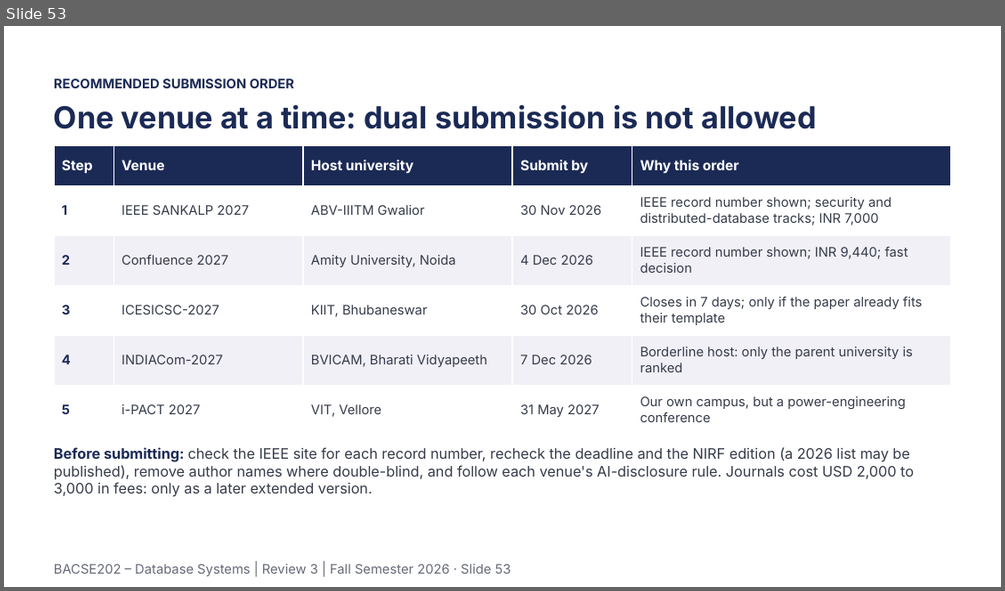
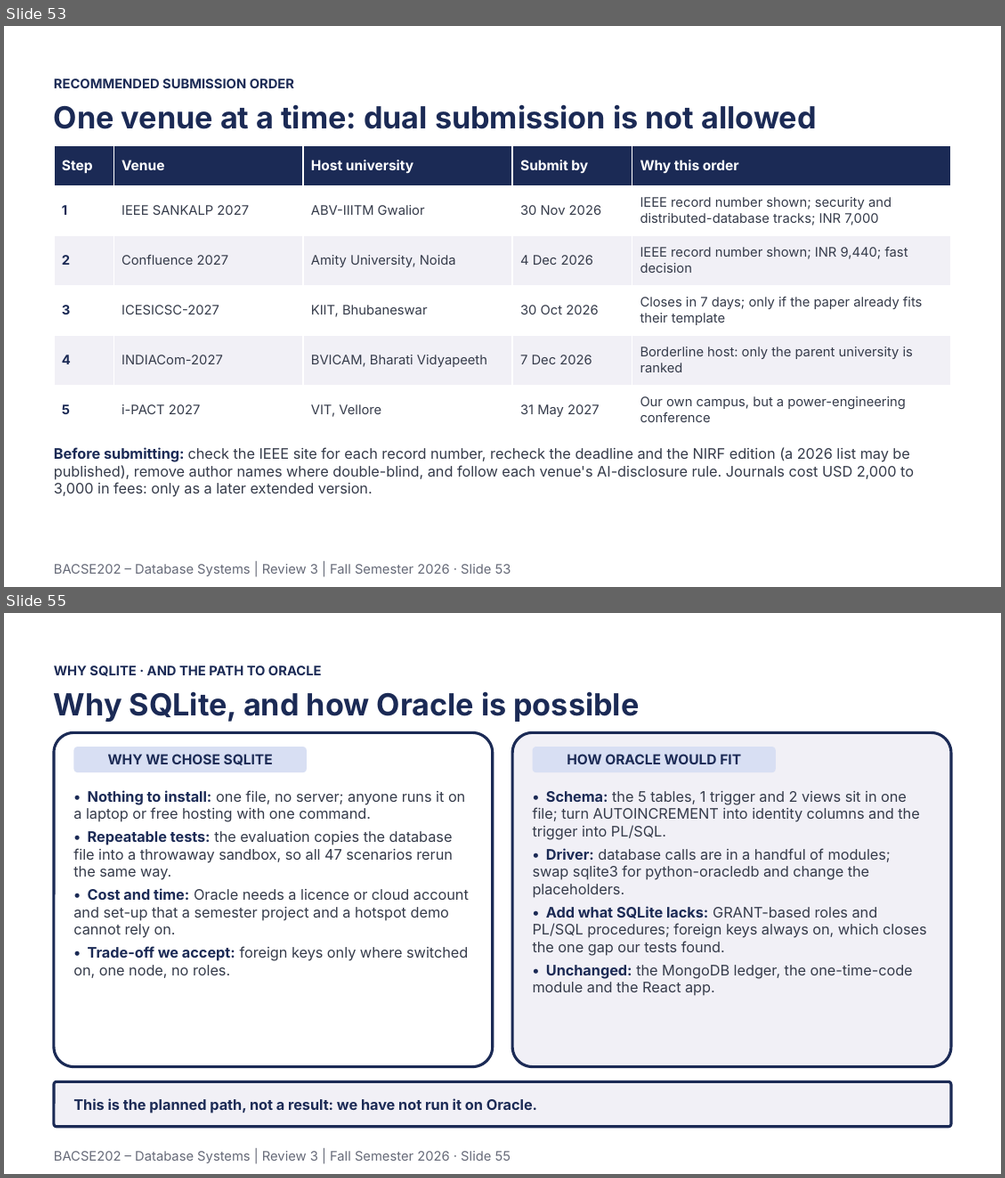
Before and after one commit to Tharakeshtj/polyvote-election-platform, a slide deck: docs/PolyVote_Review3_Final.pptx. Shown one above the other, each under a label of ours: slide 53 before the commit, slides 53 and 55 after it; the slides between them are not shown. The pictures are 1005x591 and 1005x1178 pixels, drawn with LibreOffice and Linux fonts; fonts in the diff are those of the drawing; background and template pictures are left out. Boxes give left, top, right and bottom in pixels: in the first picture for what was removed or moved away, otherwise in the second. Text is boxed around its words. In the diff, an @@ line names an element or a change of style, - is before the commit and + after.

```diff
--- a/docs/PolyVote_Review3_Final.pptx
+++ b/docs/PolyVote_Review3_Final.pptx
@@ slide 55 added at bbox=[4, 613, 1001, 1174], background #FFFFFF @@
@@ text added at bbox=[54, 666, 322, 676], 9.5 pt, text #1B2A55, bold @@
+WHY SQLITE · AND THE PATH TO ORACLE
@@ text added at bbox=[54, 691, 639, 722], 22 pt, text #1B2A55, bold @@
+Why SQLite, and how Oracle is possible
@@ rounded rectangle added at bbox=[54, 732, 493, 1067], fill #FFFFFF, outline #1B2A55 2 pt @@
@@ rounded rectangle added at bbox=[512, 732, 951, 1067], fill #F1F0F6, outline #1B2A55 2 pt @@
@@ rounded rectangle added at bbox=[73, 747, 306, 772], fill #D8DFF3, 10 pt, text #1B2A55, bold @@
+WHY WE CHOSE SQLITE
@@ rounded rectangle added at bbox=[533, 747, 776, 772], fill #D8DFF3, 10 pt, text #1B2A55, bold @@
+HOW ORACLE WOULD FIT
@@ text added at bbox=[73, 790, 469, 978], 10.5 pt, text #353B4A @@
+• Nothing to install: one file, no server; anyone runs it on a laptop or free hosting with one command.
+• Repeatable tests: the evaluation copies the database file into a throwaway sandbox, so all 47 scenarios rerun the same way.
+• Cost and time: Oracle needs a licence or cloud account and set-up that a semester project and a hotspot demo cannot rely on.
+• Trade-off we accept: foreign keys only where switched on, one node, no roles.
@@ text added at bbox=[533, 791, 927, 996], 10.5 pt, text #353B4A @@
+• Schema: the 5 tables, 1 trigger and 2 views sit in one file; turn AUTOINCREMENT into identity columns and the trigger into PL/SQL.
+• Driver: database calls are in a handful of modules; swap sqlite3 for python-oracledb and change the placeholders.
+• Add what SQLite lacks: GRANT-based roles and PL/SQL procedures; foreign keys always on, which closes the one gap our tests found.
+• Unchanged: the MongoDB ledger, the one-time-code module and the React app.
@@ rounded rectangle added at bbox=[54, 1081, 951, 1127], fill #F1F0F6, outline #1B2A55 2 pt @@
@@ text added at bbox=[73, 1098, 537, 1113], 10.5 pt, text #1B2A55, bold @@
+This is the planned path, not a result: we have not run it on Oracle.
@@ text added at bbox=[54, 1151, 510, 1163], 9.5 pt, text #666A78 @@
+BACSE202 – Database Systems | Review 3 | Fall Semester 2026 · Slide 55
```
Also in this commit, not shown: 2 slides changed, 1 other slide added, 3 other files.
